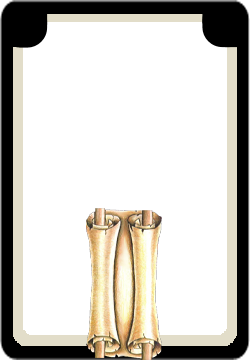
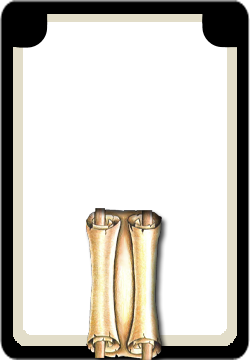
Two versions of the same layered image (250 × 360). Layer-by-layer changes:
pixels changed over [85,208,169,360] (layer not identified)
